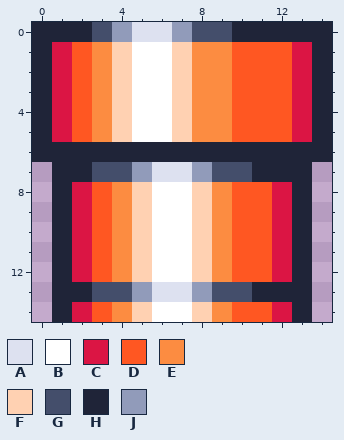
Pixel-art sprite -- practica canvas/gravedad/imgs/tubo2_2.png. Above is the file before it was changed.
The file is 15x15 pixels. Colours within 5 levels of each other are drawn and written as one.
Palette (. is transparent): A #dde1f0  B #ffffff  C #db1544  D #ff5722  E #fc8c41  F #ffd1b2  G #444e6b  H #1f2438  J #919bba
Pixels before, first column x 0:
 0 HHHGJAAJGGHHHHH
 1 HCDEFBBFEEDDDCH
 2 HCDEFBBFEEDDDCH
 3 HCDEFBBFEEDDDCH
 4 HCDEFBBFEEDDDCH
 5 HCDEFBBFEEDDDCH
 6 HHHHHHHHHHHHHHH
 7 .HHGGJAAJGGHHH.
 8 .HCDEFBBFEDDCH.
 9 .HCDEFBBFEDDCH.
10 .HCDEFBBFEDDCH.
11 .HCDEFBBFEDDCH.
12 .HCDEFBBFEDDCH.
13 .HHGGJAAJGGHHH.
14 .HCDEFBBFEDDCH.
New version:
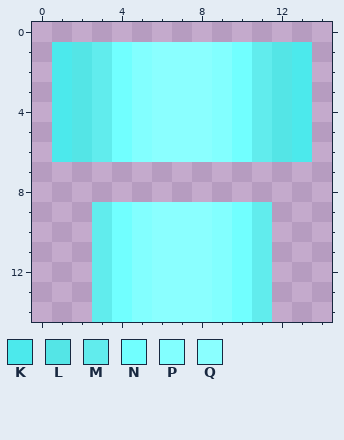
Colours new in this view: K #4ce9ec  L #54e5e6  M #61eced  N #71ffff  P #82ffff  Q #8affff
Edits made:
Changed rows in their new state; - is an unchanged pixel.
first column x 0:
 0 ...............
 1 .KLMNPQQQPNMLK.
 2 .KLMNPQQQPNMLK.
 3 .KLMNPQQQPNMLK.
 4 .KLMNPQQQPNMLK.
 5 .KLMNPQQQPNMLK.
 6 .KLMNPQQQPNMLK.
 7 -.............-
 8 -.............-
 9 -..MNPQQQPNM..-
10 -..MNPQQQPNM..-
11 -..MNPQQQPNM..-
12 -..MNPQQQPNM..-
13 -..MNPQQQPNM..-
14 -..MNPQQQPNM..-
Pixel boxes of the changes (left, top, right, bottom) in both pictures:
changed: (32, 22, 332, 322)
